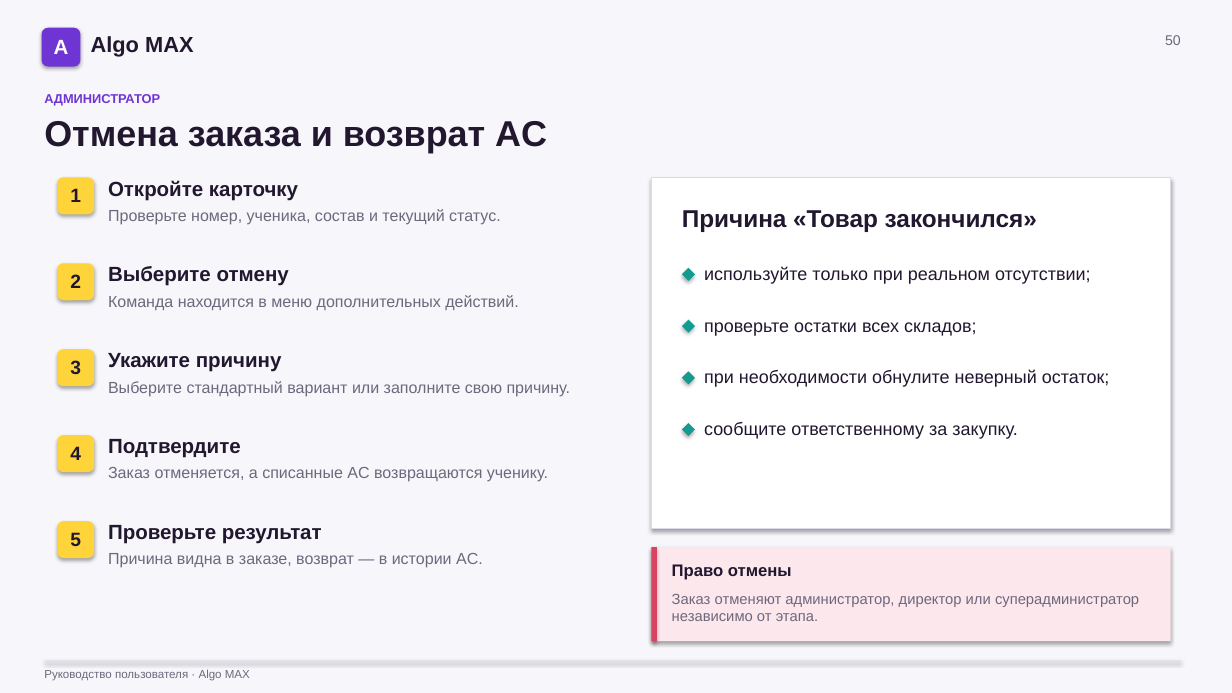
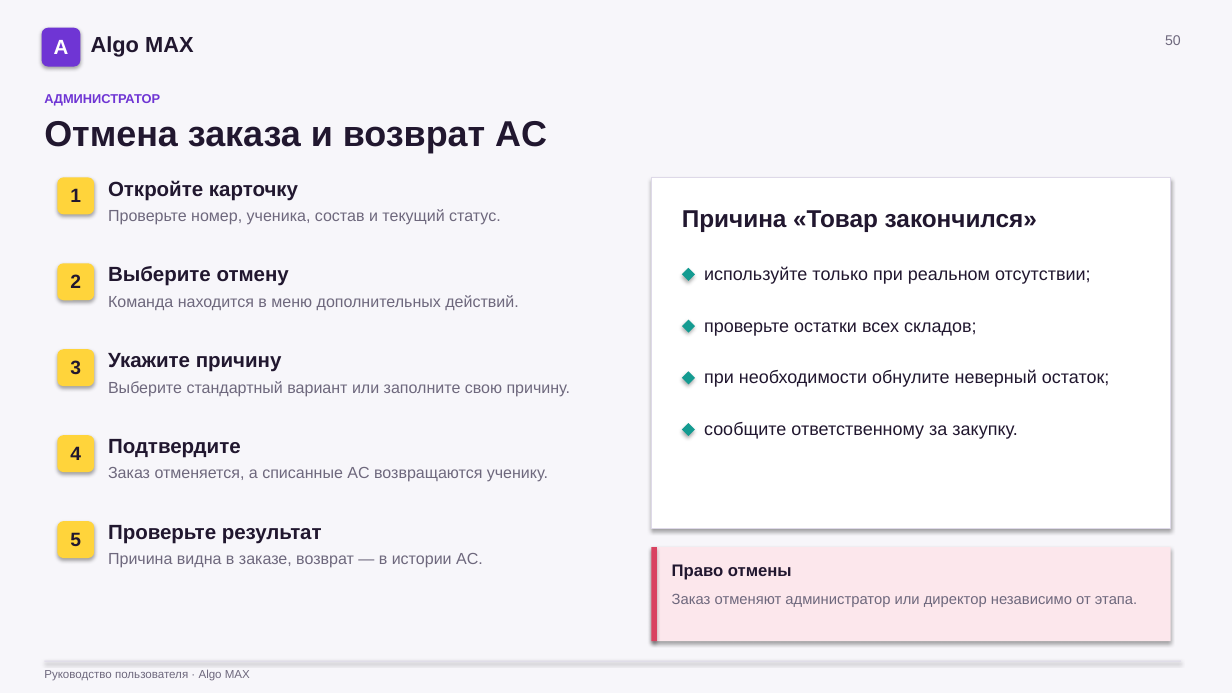
Before and after one commit to ImDoubleU/algo-bot-max, a slide deck: slide 50 of docs/Algo_MAX_Руководство_по_ролям.pptx. Drawn at 1232x693 pixels with LibreOffice and Linux fonts; fonts in the diff are those of the drawing. Boxes give left, top, right and bottom in pixels: in the first picture for what was removed or moved away, otherwise in the second. Text is boxed around its words. In the diff, an @@ line names an element or a change of style, - is before the commit and + after.

```diff
--- a/docs/Algo_MAX_Руководство_по_ролям.pptx
+++ b/docs/Algo_MAX_Руководство_по_ролям.pptx
@@ text at [672,594,1137,607]: text changed @@
-Заказ отменяют администратор, директор или суперадминистратор независимо от этапа.
+Заказ отменяют администратор или директор независимо от этапа.
```
Also in this commit, not shown: 5 other slides changed, 9 other files.
